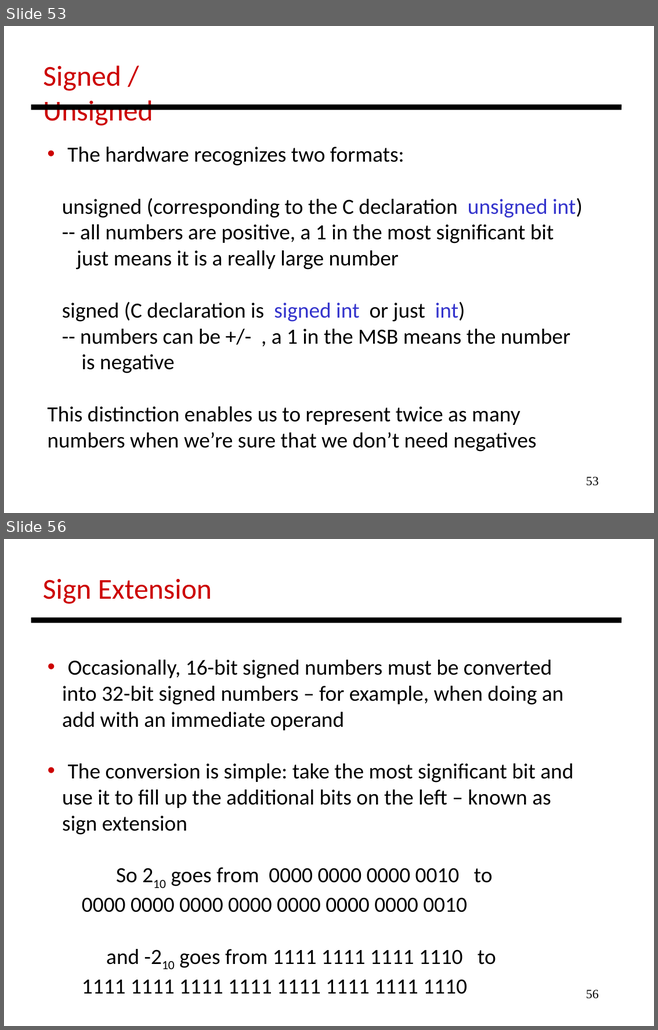
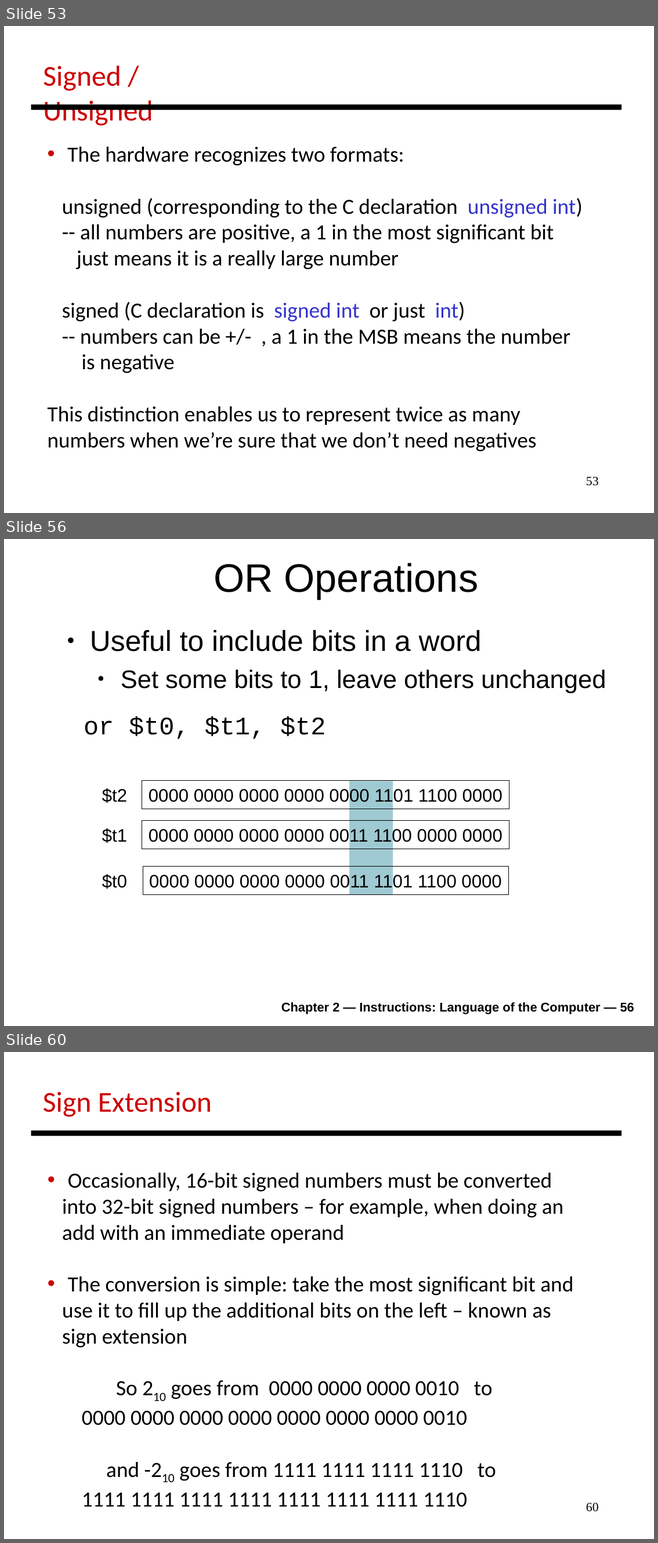
Before and after one commit to antonburtsev/cs3810, a slide deck: lectures/lecture04-mips/lecture-04-mips.odp. Shown one above the other, each under a label of ours: slides 53 and 56 before the commit, slides 53, 56 and 60 after it; the slides between them are not shown. The pictures are 658x1030 and 658x1543 pixels, drawn with LibreOffice and Linux fonts; fonts in the diff are those of the drawing. Boxes give left, top, right and bottom in pixels: in the first picture for what was removed or moved away, otherwise in the second. Text is boxed around its words. In the diff, an @@ line names an element or a change of style, - is before the commit and + after.

```diff
--- a/lectures/lecture04-mips/lecture-04-mips.odp
+++ b/lectures/lecture04-mips/lecture-04-mips.odp
@@ slide 56 added at (x1=4, y1=539, x2=654, y2=1026), background #FFFFFF @@
@@ title added at (x1=213, y1=563, x2=478, y2=599), 44 pt, text #000000 @@
+OR Operations
@@ text added at (x1=83, y1=630, x2=605, y2=739), 28 pt, text #000000 @@
+● Useful to include bits in a word
+  ● Set some bits to 1, leave others unchanged
+or $t0, $t1, $t2
@@ rectangle added at (x1=141, y1=781, x2=509, y2=809), outline #000000 0.74 pt, 20 pt, text #000000 @@
+0000 0000 0000 0000 0000 1101 1100 0000
@@ rectangle added at (x1=349, y1=781, x2=393, y2=896), fill #9FCAD3 @@
@@ text added at (x1=102, y1=788, x2=127, y2=803), 20 pt, text #000000 @@
+$t2
@@ text added at (x1=102, y1=828, x2=127, y2=843), 20 pt, text #000000 @@
+$t1
@@ rectangle added at (x1=141, y1=821, x2=509, y2=849), outline #000000 0.74 pt, 20 pt, text #000000 @@
+0000 0000 0000 0000 0011 1100 0000 0000
@@ rectangle added at (x1=143, y1=866, x2=508, y2=895), outline #000000 0.74 pt, 20 pt, text #000000 @@
+0000 0000 0000 0000 0011 1101 1100 0000
@@ text added at (x1=102, y1=874, x2=127, y2=889), 20 pt, text #000000 @@
+$t0
@@ text added at (x1=281, y1=1002, x2=634, y2=1015), 14 pt, text #000000, bold @@
+Chapter 2 — Instructions: Language of the Computer — 56
@@ what was slide 56 is now slide 60 @@
@@ page number at (x1=586, y1=1503, x2=598, y2=1512): text changed @@
-56
+60
```
Also in this commit, not shown: 2 slides changed, 42 other slides added, 1 slide removed, 2 other files.
